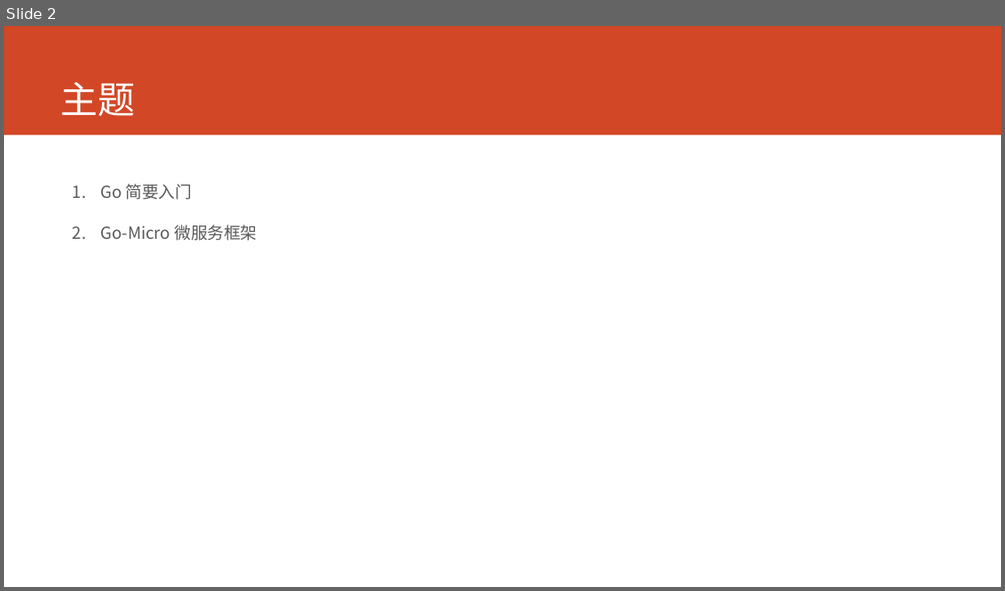
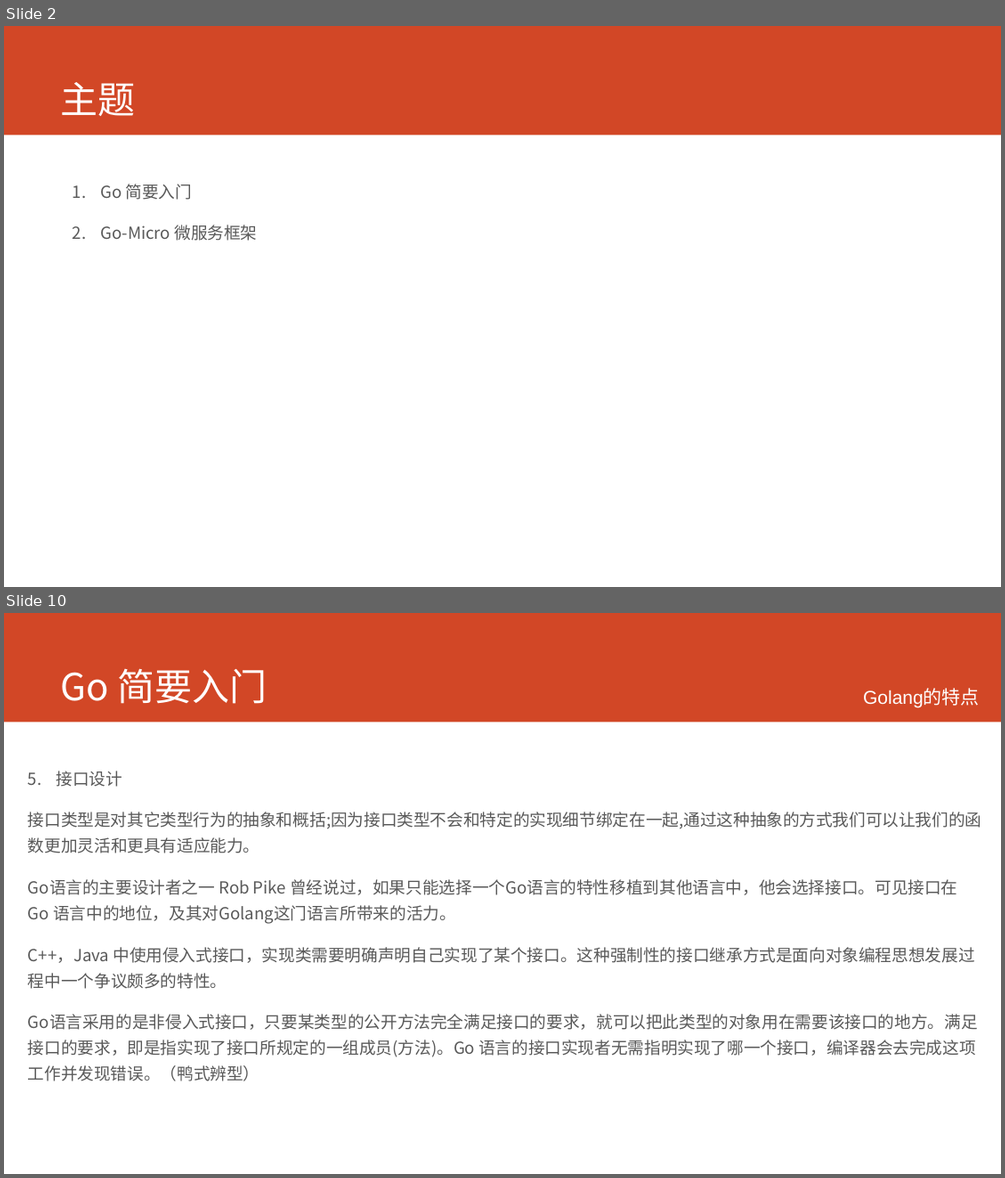
Before and after one commit to printfcoder/printfcoder, a slide deck: course/course-for-emc.pptx. Shown one above the other, each under a label of ours: slide 2 before the commit, slides 2 and 10 after it; the slides between them are not shown. The pictures are 1005x591 and 1005x1178 pixels, drawn with LibreOffice and Linux fonts; fonts in the diff are those of the drawing. Boxes give left, top, right and bottom in pixels: in the first picture for what was removed or moved away, otherwise in the second. Text is boxed around its words. In the diff, an @@ line names an element or a change of style, - is before the commit and + after.

```diff
--- a/course/course-for-emc.pptx
+++ b/course/course-for-emc.pptx
@@ slide 10 added at (4,613,1001,1174), background #FFFFFF; not listed: 1 template element that a slide beside it also shows @@
@@ title added at (61,668,267,704), 36 pt, text #FFFFFF @@
+Go 简要入门
@@ text added at (863,689,979,707), 18 pt, text #FFFFFF @@
+Golang的特点
@@ text added at (28,771,981,1081), 16 pt, text #595959 @@
+5. 接口设计
+接口类型是对其它类型行为的抽象和概括;因为接口类型不会和特定的实现细节绑定在一起,通过这种抽象的方式我们可以让我们的函数更加灵活和更具有适应能力。
+Go语言的主要设计者之一 Rob Pike 曾经说过，如果只能选择一个Go语言的特性移植到其他语言中，他会选择接口。可见接口在Go 语言中的地位，及其对Golang这门语言所带来的活力。
+C++，Java 中使用侵入式接口，实现类需要明确声明自己实现了某个接口。这种强制性的接口继承方式是面向对象编程思想发展过程中一个争议颇多的特性。
+Go语言采用的是非侵入式接口，只要某类型的公开方法完全满足接口的要求，就可以把此类型的对象用在需要该接口的地方。满足接口的要求，即是指实现了接口所规定的一组成员(方法)。Go 语言的接口实现者无需指明实现了哪一个接口，编译器会去完成这项工作并发现错误。（鸭式辨型）
```
Also in this commit, not shown: 3 slides changed, 31 other slides added, 1 slide removed, 12 other files.
